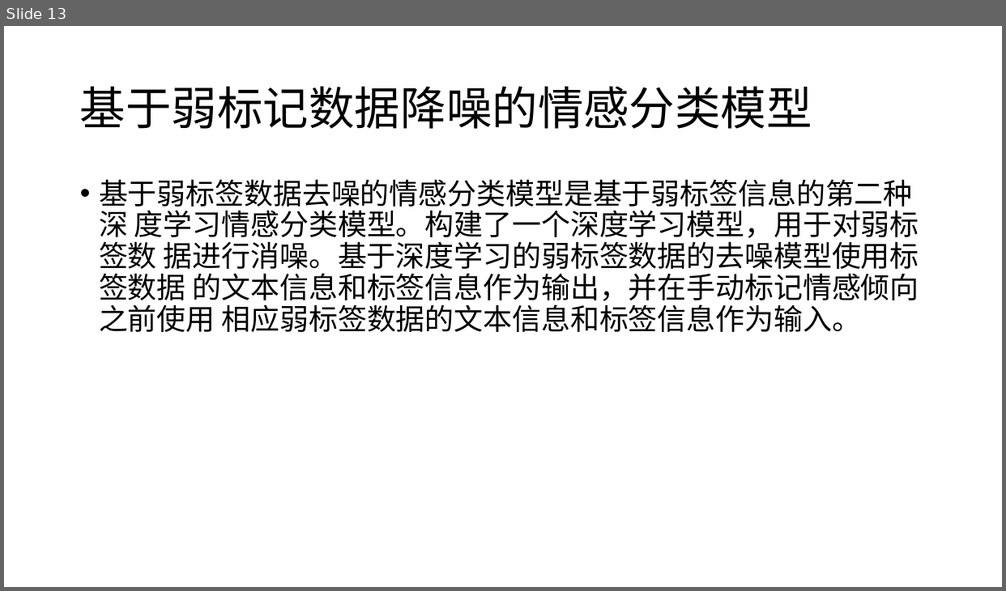
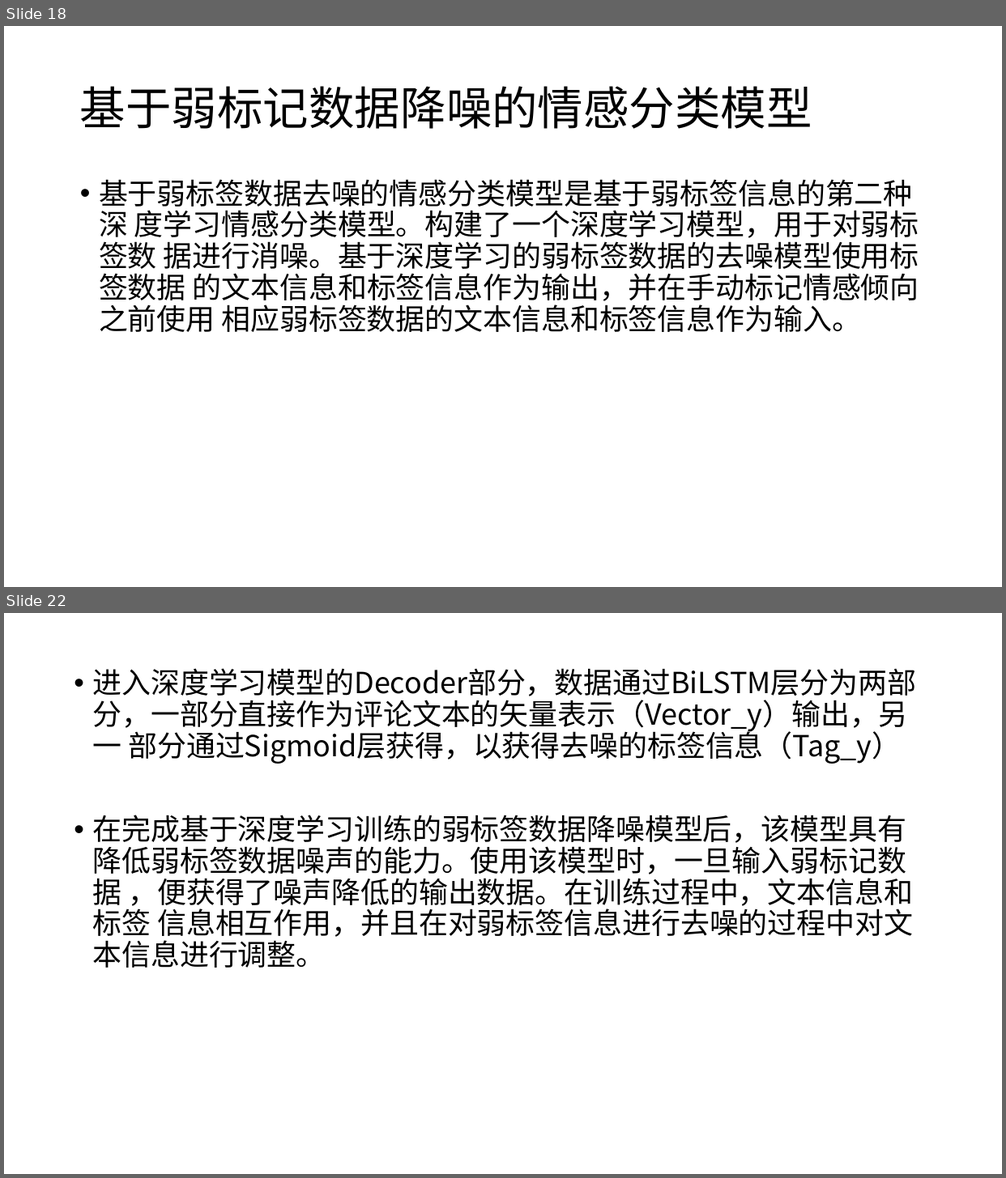
Before and after one commit to XinLin-cs/Dev_Note, a slide deck: COVID-19 Sentiment based on Weak Tagging Information/开题报告.pptx. Shown one above the other, each under a label of ours: slide 13 before the commit, slides 18 and 22 after it; the slides between them are not shown. The pictures are 1006x591 and 1006x1178 pixels, drawn with LibreOffice and Linux fonts; fonts in the diff are those of the drawing. Boxes give left, top, right and bottom in pixels: in the first picture for what was removed or moved away, otherwise in the second. Text is boxed around its words. In the diff, an @@ line names an element or a change of style, - is before the commit and + after.

```diff
--- a/COVID-19 Sentiment based on Weak Tagging Information/开题报告.pptx
+++ b/COVID-19 Sentiment based on Weak Tagging Information/开题报告.pptx
@@ slide 22 added at bbox=[4, 613, 1002, 1174], background #FFFFFF @@
@@ text added at bbox=[92, 668, 916, 968], 28 pt, text #000000 @@
+• 进入深度学习模型的Decoder部分，数据通过BiLSTM层分为两部 分，一部分直接作为评论文本的矢量表示（Vector_y）输出，另一 部分通过Sigmoid层获得，以获得去噪的标签信息（Tag_y）
+• 在完成基于深度学习训练的弱标签数据降噪模型后，该模型具有 降低弱标签数据噪声的能力。使用该模型时，一旦输入弱标记数据 ，便获得了噪声降低的输出数据。在训练过程中，文本信息和标签 信息相互作用，并且在对弱标签信息进行去噪的过程中对文本信息进行调整。
@@ what was slide 13 is now slide 18 @@
```
Also in this commit, not shown: 12 slides changed, 9 other slides added, 3 slides removed.
